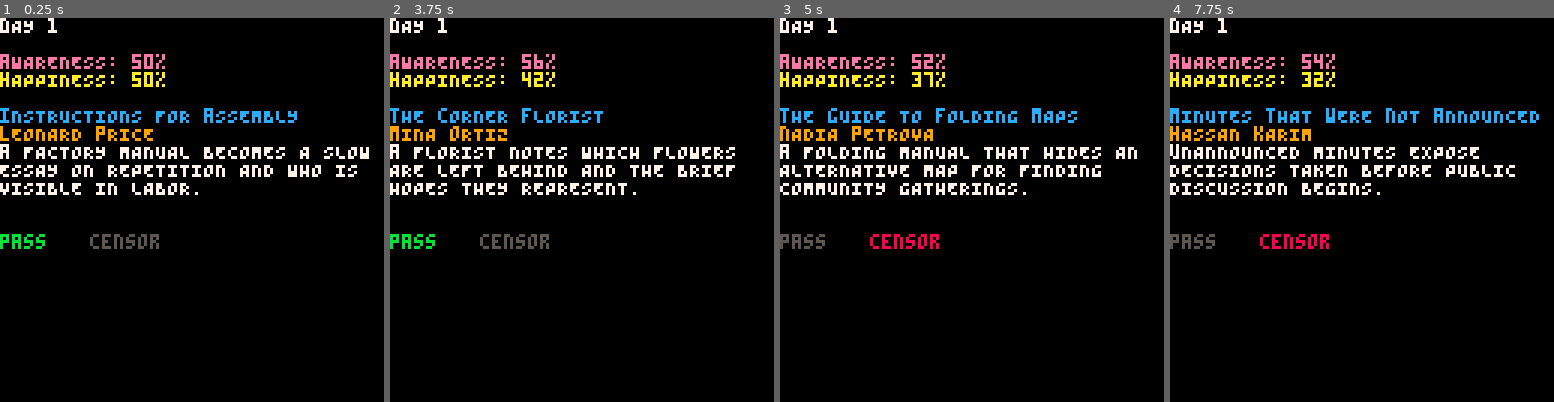
Above: before the commit, frames 1-4 (left to right).
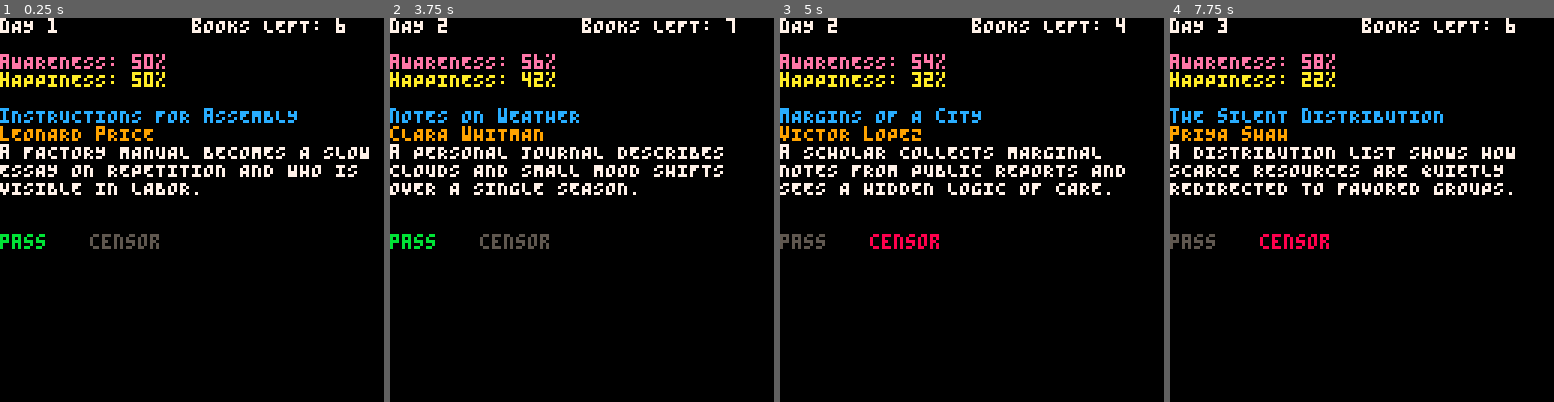
Above: after the commit, the same moments.

Repository: marco-vidali/dont_read_that_book
Game: PICO-8 cartridge dont_read_that_book.p8
Same seed, same stepped clock (60 frames per second), same inputs: the game is played once before the commit and once after it.
Inputs:
- Up to frame 1 (0.25 s): no input
- Up to frame 2 (3.75 s): tap O (Z key) at 0.7, 1.7, 2.1, 2.5, 2.9, 3.3, 3.7 s; hold Right 1.6-2.1 s; hold Right 2.47-3.03 s; hold Left 3.08-3.58 s
- Up to frame 3 (5 s): hold Right 4.02-4.68 s; tap O (Z key) at 4.1, 4.5, 4.9 s
- Up to frame 4 (7.75 s): hold Left 5.08-5.68 s; tap O (Z key) every 0.4 s from 5.3 to 7.7 s; hold Right 6.08-6.58 s; hold Right 6.63-7.13 s; hold Right from 7.5 s (still down)

The runs differ from the first frame. In frame 1, 0.5% of the frame differs, in the area x 50-90%, y 0-4%; in frame 2, 4.6%; in frame 3, 5.0%; in frame 4, 5.2%, in the area x 0-97%, y 0-47%.

Commit message:
Implement days

Diff:
--- a/scripts/show_book.lua
+++ b/scripts/show_book.lua
@@ -1,5 +1,6 @@
 function _init()
     day = 1
+    books_num = flr(5 + rnd(2 ^ day))
 
     awareness = 50
     happiness = 50
@@ -32,7 +33,13 @@
             end
         end
 
-        book = rnd(books)
+        if books_num > 0 then
+            books_num -= 1
+            book = rnd(books)
+        else
+            day += 1
+            books_num = flr(5 + rnd(day * 2))
+        end
     end
 end
 
@@ -40,6 +47,7 @@
     cls()
 
     print("dAY " .. day, 0, 0, 7)
+    print("bOOKS LEFT: " .. books_num, 64, 0, 7)
 
     print("aWARENESS: " .. awareness .. "%", 0, 12, 14)
     print("hAPPINESS: " .. happiness .. "%", 0, 18, 10)
